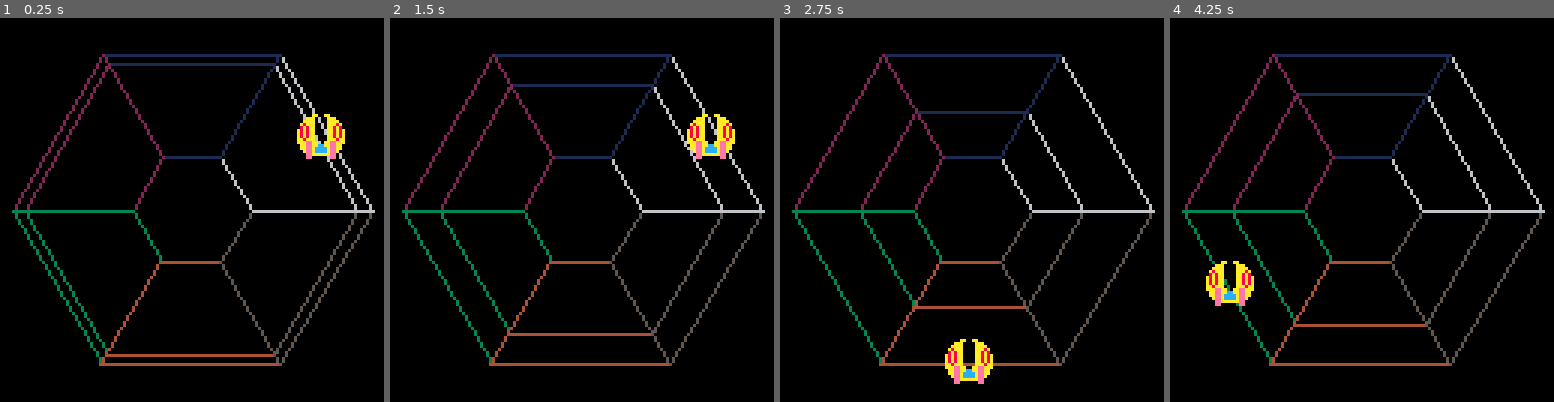
Above: before the commit, frames 1-4 (left to right).
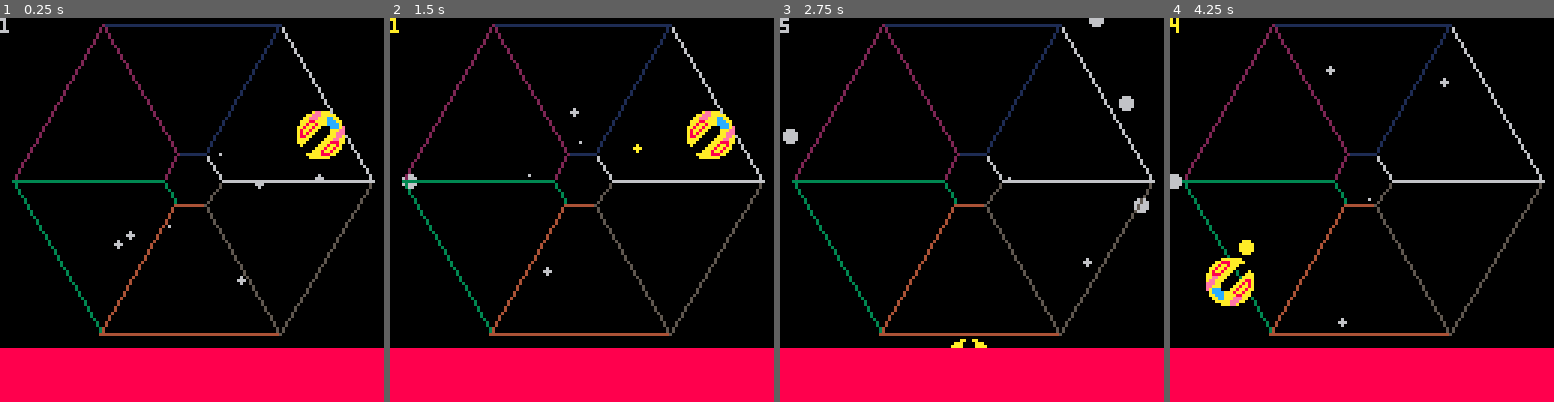
Above: after the commit, the same moments.

Repository: Rosthouse/pico8_projects
Game: PICO-8 cartridge carts/hexagon.p8
Same seed, same stepped clock (60 frames per second), same inputs: the game is played once before the commit and once after it.
Inputs:
- Up to frame 1 (0.25 s): no input
- Up to frame 2 (1.5 s): tap X (X key) at 0.33, 1.07 s
- Up to frame 3 (2.75 s): hold Right 1.6-2.1 s; tap X (X key) at 1.85 s; hold Right from 2.47 s (still down)
- Up to frame 4 (4.25 s): tap X (X key) at 2.97, 4.08 s; release Right at 3.03 s; hold Left 3.08-3.58 s; hold Right from 4.02 s (still down)

The runs differ from the first frame. In frame 1, 24% of the frame differs, in the area x 0-100%, y 0-100%; in frame 2, 23%; in frame 3, 23%; in frame 4, 24%.

Commit message:
Implemented space Implemented lasers

Diff:
--- a/carts/hexagon.p8
+++ b/carts/hexagon.p8
@@ -1,10 +1,33 @@
 pico-8 cartridge // http://www.pico-8.com
 version 41
 __lua__
+
 #include include/math.lua
+#include include/particles.lua
 
 plr_pos = 1
 spd = 0.05
+
+off = 15
+r = .5
+d60 = 60 / 360
+d30 = 30 / 360
+
+spr_tbl = {
+  { b = 3, x = true, y = true },
+  { b = 1, x = false, y = true },
+  { b = 3, x = false, y = true },
+  { b = 3, x = false, y = false },
+  { b = 1, x = false, y = false },
+  { b = 3, x = true, y = false }
+}
+
+lsr_tbl = {}
+
+oh = 60 -- outer hex
+ih = 10 -- inner hex
+cx = 64 -- center x
+cy = 54
 
 function _update()
   sfx(0)
@@ -16,29 +39,56 @@
     plr_pos = iwrap(plr_pos - 1, 1, 7)
   end
 
+  if btnp(❎) then
+    sfx(2)
+    add(lsr_tbl, { p = plr_pos, r = 1 })
+  end
+
+  for _, l in pairs(lsr_tbl) do
+    l.r -= .05
+    if l.r <= 0 then
+      del(lsr_tbl, l)
+    end
+  end
+
   r += spd
   if r > 1 then r = 0 end
+  part:update()
+
+  if rnd() > 0.75 then
+    local d = rnd()
+    local px, py = poc(7.5, d)
+    part:spw(cx + px, cy + py, d, 5, 20, 6, .5, 4)
+  end
 end
 
-off = 15
-r = .5
-d60=60/360
-d30=30/360
 function _draw()
   cls()
-  dhex(20, 64, 64)
-  dhex(60, 64, 64)
+  part:draw()
 
-  d = lerp(20, 60, r)
-  l = lerp(10, 50, 1 - r)
-  dhex(d, 64, 64)
+  -- draw hexagons
+  dhex(ih, cx, cy)
+  dhex(oh, cx, cy)
+
+  -- d = lerp(ih, oh, r)
+  -- dhex(d, 64, 64)
 
   for i = 1, 6, 1 do
     local x1, y1 = poc(1, i * d60)
-    line(64 + x1 * 60, 64 + y1 * 60, 64 + x1 * 20, 64 + y1 * 20, i)
+    line(cx + x1 * oh, cy + y1 * oh, cx + x1 * ih, cy + y1 * ih, i)
   end
-  local x,y = poc(1, (plr_pos-1) * d60 + d30)
-  spr(1, 56 + x*50, 56 + y*50 , 2, 2)
+
+  -- draw lasers
+  for _, l in pairs(lsr_tbl) do
+    local lx1, ly1 = poc(lerp(0, oh, l.r), l.p / 6 - 1 / 12)
+    circfill(cx + lx1, cy + ly1, lerp(0, 3, l.r), 10)
+  end
+
+  -- draw player
+  dplr(plr_pos)
+
+  -- draw ui
+  rectfill(0, 110, 128, 128, 8)
 end
 
 function dhex(f, x, y)
@@ -50,23 +100,30 @@
   end
 end
 
+function dplr(plr_pos)
+  print(plr_pos)
+  spt = spr_tbl[plr_pos]
+  local x, y = poc(1, (plr_pos - 1) * d60 + d30)
+  spr(spt.b, 56 + x * 50, 56 + y * 50, 2, 2, spt.x, spt.y)
+end
+
 __gfx__
-00000000000000000000000000000000000000000000000000000000000000000000000000000000000000000000000000000000000000000000000000000000
-0000000000000aa00aa0000000000000000000000000000000000000000000000000000000000000000000000000000000000000000000000000000000000000
-00700700000aaa0000aaa00000000000000000000000000000000000000000000000000000000000000000000000000000000000000000000000000000000000
-0007700000aaaa0000aaaa0000000000000000000000000000000000000000000000000000000000000000000000000000000000000000000000000000000000
-000770000a8aaa0000aaa8a000000000000000000000000000000000000000000000000000000000000000000000000000000000000000000000000000000000
-0070070008a8aa0000aa8a8000000000000000000000000000000000000000000000000000000000000000000000000000000000000000000000000000000000
-00000000a8a8aa0000aa8a8a00000000000000000000000000000000000000000000000000000000000000000000000000000000000000000000000000000000
-00000000a8a8aa0000aa8a8a00000000000000000000000000000000000000000000000000000000000000000000000000000000000000000000000000000000
-00000000a8a8aa0000aa8a8a00000000000000000000000000000000000000000000000000000000000000000000000000000000000000000000000000000000
-00000000aa8aaa0000aaa8aa00000000000000000000000000000000000000000000000000000000000000000000000000000000000000000000000000000000
-00000000aaaeeaa00aaeeaaa00000000000000000000000000000000000000000000000000000000000000000000000000000000000000000000000000000000
-000000000aaeeaaccaaeeaa000000000000000000000000000000000000000000000000000000000000000000000000000000000000000000000000000000000
-000000000aaeeaccccaeeaa000000000000000000000000000000000000000000000000000000000000000000000000000000000000000000000000000000000
-0000000000aeeaccccaeea0000000000000000000000000000000000000000000000000000000000000000000000000000000000000000000000000000000000
-00000000000eeaaaaaaee00000000000000000000000000000000000000000000000000000000000000000000000000000000000000000000000000000000000
-00000000000ee000000ee00000000000000000000000000000000000000000000000000000000000000000000000000000000000000000000000000000000000
+00000000000000000000000000000aaaaaaa00000000000000000000000000000000000000000000000000000000000000000000000000000000000000000000
+0000000000000aa00aa00000000aa888aaaaa0000000000000000000000000000000000000000000000000000000000000000000000000000000000000000000
+00700700000aaa0000aaa00000aa8aa8aaa000000000000000000000000000000000000000000000000000000000000000000000000000000000000000000000
+0007700000aaaa0000aaaa000aa8aa8aaa0000000000000000000000000000000000000000000000000000000000000000000000000000000000000000000000
+000770000a8aaa0000aaa8a00a8aa8aaa00000a00000000000000000000000000000000000000000000000000000000000000000000000000000000000000000
+0070070008a8aa0000aa8a80aa888aaa00000aaa0000000000000000000000000000000000000000000000000000000000000000000000000000000000000000
+00000000a8a8aa0000aa8a8aaaeeaaa00000aaaa0000000000000000000000000000000000000000000000000000000000000000000000000000000000000000
+00000000a8a8aa0000aa8a8aaeeaaa00000aa88a0000000000000000000000000000000000000000000000000000000000000000000000000000000000000000
+00000000a8a8aa0000aa8a8aeeeaa00000aa8a8a0000000000000000000000000000000000000000000000000000000000000000000000000000000000000000
+00000000aa8aaa0000aaa8aaeeaaa0000aa8aa8a0000000000000000000000000000000000000000000000000000000000000000000000000000000000000000
+00000000aaaeeaa00aaeeaaaeaccc000aa8aa8aa0000000000000000000000000000000000000000000000000000000000000000000000000000000000000000
+000000000aaeeaaccaaeeaa00accccaaa8aa8aa00000000000000000000000000000000000000000000000000000000000000000000000000000000000000000
+000000000aaeeaccccaeeaa00aacccaaaa88aaa00000000000000000000000000000000000000000000000000000000000000000000000000000000000000000
+0000000000aeeaccccaeea0000aaccaaaeeeaa000000000000000000000000000000000000000000000000000000000000000000000000000000000000000000
+00000000000eeaaaaaaee000000aaaaaeeeaa0000000000000000000000000000000000000000000000000000000000000000000000000000000000000000000
+00000000000ee000000ee00000000aaaeea000000000000000000000000000000000000000000000000000000000000000000000000000000000000000000000
 00000000000ee000000ee00000000000000000000000000000000000000000000000000000000000000000000000000000000000000000000000000000000000
 
 
--- a/carts/include/particles.lua
+++ b/carts/include/particles.lua
@@ -1,28 +1,29 @@
 -- Implements a simple finite state machine
-part={
-  c=nil,
-  p={}
+part = {
+  c = nil,
+  p = {}
 }
 
-function part:spw(x,y,d,s,t,c)
+function part:spw(x, y, d, s, t, c, ss, es)
   xd = cos(d)
-  add(self.p,{x=x,y=y,xd=cos(d),yd=sin(d),s=s,t=t,c=c})
+  add(self.p, { x = x, y = y, xd = cos(d), yd = sin(d), s = s, tm = t, t = 0, c = c, ss = ss, es = es })
 end
 
 function part:update()
   for i in all(self.p) do
-    i.t-=1
-    if i.t<0 then
+    i.t += 1
+    if i.t >= i.tm then
       del(self.p, i)
       break
     end
-    i.x+=i.xd*i.s
-    i.y+=i.yd*i.s
+    i.x += i.xd * i.s
+    i.y += i.yd * i.s
   end
 end
 
 function part:draw()
   for i in all(self.p) do
-    circfill(i.x,i.y,1,i.c)
+    local s = lerp(i.ss, i.es, i.t / i.tm)
+    circfill(i.x, i.y, s, i.c)
   end
 end
Not shown, changed: the sound effects (__sfx__) section of carts/hexagon.p8
